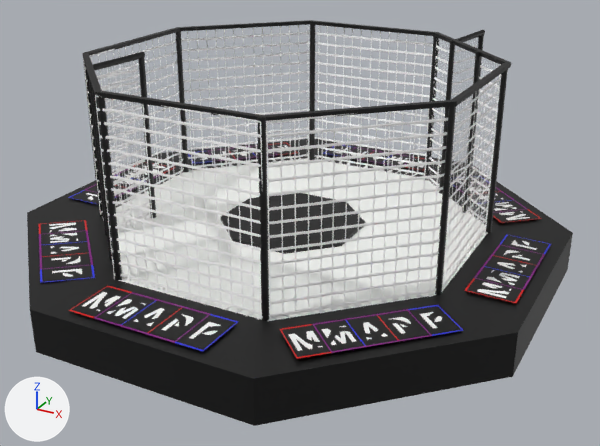
Before and after pictures for a commit that changed the glTF model public/3d-models/cage.glb.
Both versions are drawn from a camera (50 mm lens) standing at (2.18, -3.87, 2.16) and looking at (0.1, -0.1, 0.28). Lighting does not change. The marker at lower left points along +X, +Y and +Z. Where no turn or scale is listed for an object, it has been applied to the vertices.

The older version as bpy lines, for what is in view:
```python
mat_material_042 = principled_material('Material.042')
mat_material_042.base_color = (0.985, 1.0, 0.97)  # white #fdfffc
me_circle_006 = bpy.data.meshes.new('Circle.006')
me_circle_006.from_pydata(...)  # an 8-sided cylinder along z spanning x -1.06..1.06, y -1.06..1.06, z 0.0..0.17
me_circle_006.materials.append(mat_material_042)  # white #fdfffc
me_cylinder_015 = bpy.data.meshes.new('Cylinder.015')
me_cylinder_015.from_pydata(...)  # a 32-sided cylinder along z spanning x -0.015..0.015, y -0.019..0.019, z -0.5..0.5
me_cylinder_015.materials.append(mat_material_005)  # black #000000
me_plane_007_plane_003 = bpy.data.meshes.new('Plane.007_Plane.003')
me_plane_007_plane_003.from_pydata(...)  # 1405 vertices, 3454 faces; spans x 0.176..0.213, y 0.563..1.53, z 0.07..1.123
me_plane_007_plane_003.materials.append(mat_material_016)  # white #ffffff
ob_circle_003 = bpy.data.objects.new('Circle.003', me_circle_006)
ob_circle_003.location = (0.0, 0.0, 0.054)
ob_cylinder_011 = bpy.data.objects.new('Cylinder.011', me_cylinder_015)
ob_cylinder_011.location = (-0.756, -0.327, 0.681)
ob_plane_007_plane_003 = bpy.data.objects.new('Plane.007_Plane.003', me_plane_007_plane_003)
ob_plane_007_plane_003.location = (-1.238, -1.079, 0.046)
# also in view: 'Plane.003' at (1.28, 0.03, 0.23); 'Cylinder' at (-0.42, -1.04, 0.68); 'Cylinder.001' at (0.44, -1.03, 0.68); 'Cylinder.004' at (1.04, 0.42, 0.68); 'Plane.007_Plane.011' at (0.76, -0.7, 0.64)
```
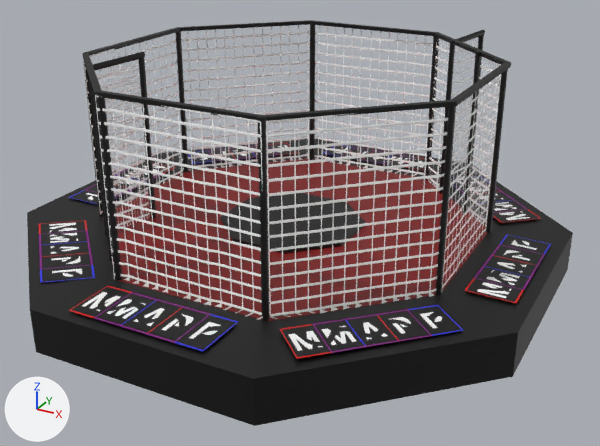
Location of each change, [x1, y1, x2, y2] in pixels of the pictures (600 x 446 px):
'Circle.003', recoloured (white to red)
    both: [102, 158, 488, 321]

The change, as a list of edits to the scene's bpy script:
```text
Change mat_material_042:
    mat_material_042.base_color: (0.985, 1.0, 0.97) -> (0.191, 0.0, 0.0)  # white #fdfffc -> dark red #790000
```
